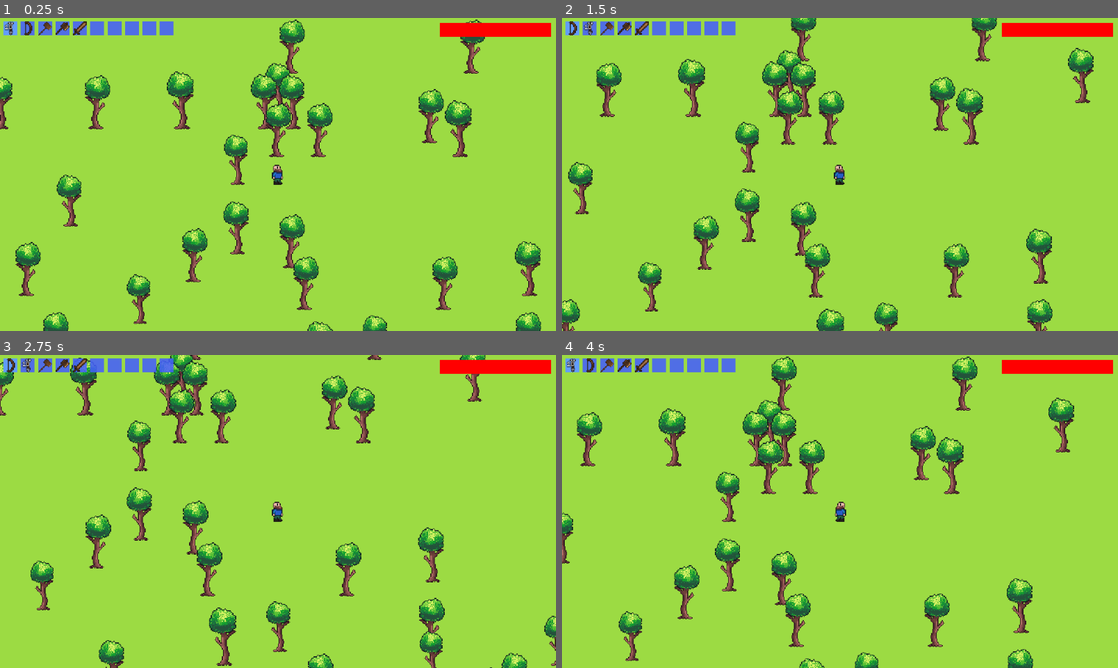
Above: before the commit, frames 1-4 (two rows, left to right).
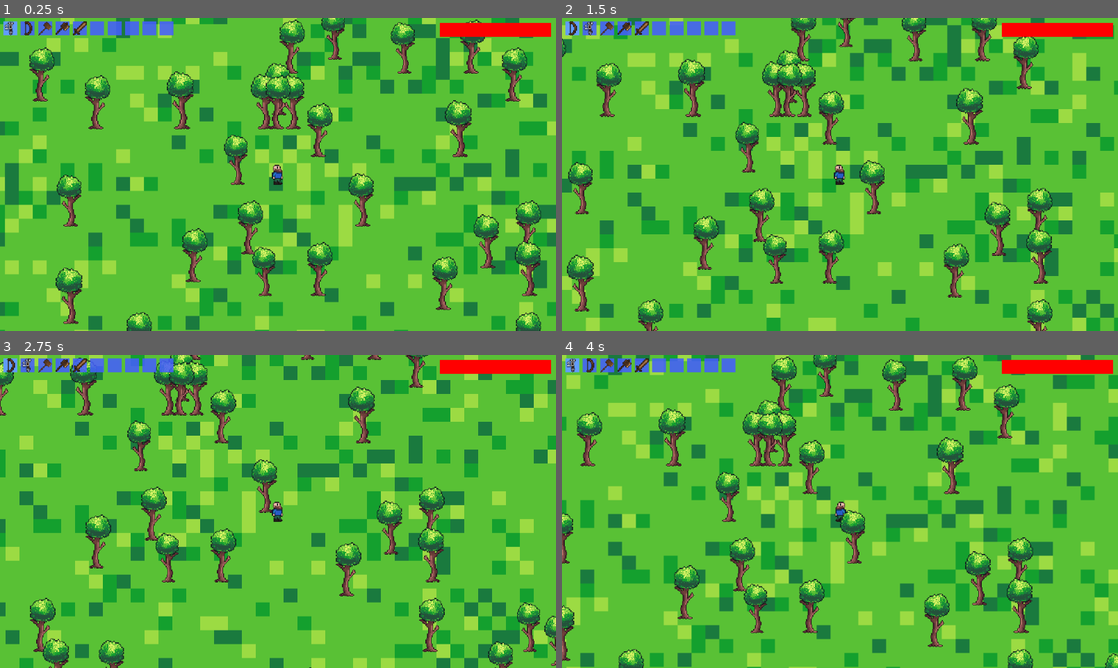
Above: after the commit, the same moments.

Repository: spsJakubSzydlowski/Evergrint
Game: Godot game, scene res://scenes/main.tscn
Same seed, same stepped clock (60 frames per second), same inputs: the game is played once before the commit and once after it.
Inputs (mouse positions are in pixels of both pictures, inside the frame that each line leads up to):
- Up to frame 1 (0.25 s): no input
- Up to frame 2 (1.5 s): tap Enter at 0.5 s; move the mouse to (573, 27) at 0.52 s; hold Right 0.53-1.28 s; tap A (a) at 0.6 s; click (573, 27) at 0.67 s; tap D (d) at 0.8, 1.35 s; move the mouse to (589, 27) at 1.27 s; hold Down from 1.28 s (still down); click (589, 27) at 1.42 s
- Up to frame 3 (2.75 s): tap S (s) at 1.55, 2.1 s; move the mouse to (11, 364) at 2.02 s; release Down at 2.03 s; hold Right from 2.03 s (still down); click (11, 364) at 2.17 s; tap W (w) at 2.3 s
- Up to frame 4 (4 s): move the mouse to (589, 364) at 2.77 s; release Right at 2.78 s; hold Up 2.78-3.53 s; tap W (w) at 2.85 s; click (589, 364) at 2.92 s; tap A (a) at 3.05, 3.6 s; move the mouse to (573, 364) at 3.52 s; hold Left from 3.53 s (still down); click (573, 364) at 3.67 s; tap D (d) at 3.8 s

The runs differ from the first frame. In frame 1, 86% of the frame differs, in the area x 0-100%, y 0-100%; in frame 2, 87%; in frame 3, 87%; in frame 4, 87%.

Commit message:
Update main.tscn

Diff:
--- a/scenes/main.tscn
+++ b/scenes/main.tscn
@@ -1,10 +1,11 @@
-[gd_scene load_steps=8 format=3 uid="uid://cc1jwci78oig2"]
+[gd_scene load_steps=9 format=3 uid="uid://cc1jwci78oig2"]
 
 [ext_resource type="Script" uid="uid://d34cx4vov07yo" path="res://scripts/main.gd" id="1_1bvp3"]
 [ext_resource type="Texture2D" uid="uid://dp8u34dqpa1sj" path="res://textures/Atlas-temp.png" id="1_h2yge"]
 [ext_resource type="Script" uid="uid://bxcrx4d38pbck" path="res://scripts/generate_surface.gd" id="3_jyhfs"]
 [ext_resource type="PackedScene" uid="uid://bryjxm5yqvpo5" path="res://scenes/UI/inventory_canvas.tscn" id="5_tbgi4"]
 [ext_resource type="PackedScene" uid="uid://dmqmrs6wa5bgs" path="res://scenes/UI/death_scene.tscn" id="5_tefeu"]
+[ext_resource type="PackedScene" uid="uid://b86m15xc0v35w" path="res://scenes/sinkhole.tscn" id="6_tefeu"]
 
 [sub_resource type="TileSetAtlasSource" id="TileSetAtlasSource_1bvp3"]
 texture = ExtResource("1_h2yge")
@@ -19,11 +20,42 @@
 0:0/0/terrains_peering_bit/top_left_corner = 0
 0:0/0/terrains_peering_bit/top_side = 0
 0:0/0/terrains_peering_bit/top_right_corner = 0
-0:0/0/custom_data_0 = true
-0:0/0/custom_data_1 = true
 1:0/0 = 0
+1:0/0/terrain_set = 0
+1:0/0/terrain = 0
+1:0/0/probability = 10.0
+1:0/0/terrains_peering_bit/right_side = 0
+1:0/0/terrains_peering_bit/bottom_right_corner = 0
+1:0/0/terrains_peering_bit/bottom_side = 0
+1:0/0/terrains_peering_bit/bottom_left_corner = 0
+1:0/0/terrains_peering_bit/left_side = 0
+1:0/0/terrains_peering_bit/top_left_corner = 0
+1:0/0/terrains_peering_bit/top_side = 0
+1:0/0/terrains_peering_bit/top_right_corner = 0
+1:0/0/custom_data_0 = true
+1:0/0/custom_data_1 = true
 2:0/0 = 0
+2:0/0/terrain_set = 0
+2:0/0/terrain = 0
+2:0/0/terrains_peering_bit/right_side = 0
+2:0/0/terrains_peering_bit/bottom_right_corner = 0
+2:0/0/terrains_peering_bit/bottom_side = 0
+2:0/0/terrains_peering_bit/bottom_left_corner = 0
+2:0/0/terrains_peering_bit/left_side = 0
+2:0/0/terrains_peering_bit/top_left_corner = 0
+2:0/0/terrains_peering_bit/top_side = 0
+2:0/0/terrains_peering_bit/top_right_corner = 0
 3:0/0 = 0
+3:0/0/terrain_set = 0
+3:0/0/terrain = 0
+3:0/0/terrains_peering_bit/right_side = 0
+3:0/0/terrains_peering_bit/bottom_right_corner = 0
+3:0/0/terrains_peering_bit/bottom_side = 0
+3:0/0/terrains_peering_bit/bottom_left_corner = 0
+3:0/0/terrains_peering_bit/left_side = 0
+3:0/0/terrains_peering_bit/top_left_corner = 0
+3:0/0/terrains_peering_bit/top_side = 0
+3:0/0/terrains_peering_bit/top_right_corner = 0
 4:0/0 = 0
 5:0/0 = 0
 0:1/0 = 0
@@ -170,6 +202,7 @@
 5:2/0/terrains_peering_bit/right_side = 0
 5:2/0/terrains_peering_bit/bottom_right_corner = 0
 5:2/0/terrains_peering_bit/bottom_left_corner = 0
+5:2/0/terrains_peering_bit/left_side = 0
 5:2/0/terrains_peering_bit/top_left_corner = 0
 5:2/0/terrains_peering_bit/top_side = 0
 5:2/0/terrains_peering_bit/top_right_corner = 0
@@ -264,4 +297,7 @@
 [node name="DeathScreen" parent="." instance=ExtResource("5_tefeu")]
 visible = false
 
+[node name="sinkhole" parent="." instance=ExtResource("6_tefeu")]
+position = Vector2(1107, 579)
+
 [connection signal="timeout" from="EntitySpawnTimer" to="." method="_on_timer_timeout"]
